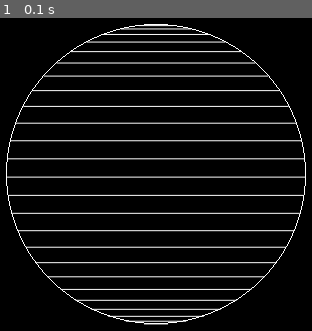
Above: before the commit, frame 1.
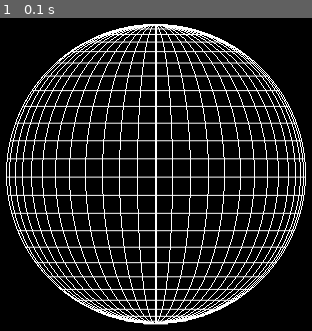
Above: after the commit, the same moment.

Repository: WIDZpy/2D_spher_on_pygame
Game: pygame game, started from src/main.py
Same seed, same stepped clock (60 frames per second), same inputs: the game is played once before the commit and once after it.
Inputs:
- Up to frame 1 (0.1 s): no input

The runs differ from the first frame. In frame 1, 8.1% of the frame differs, in the area x 2-98%, y 1-98%.

Commit message:
rajout de draw_meridian

Diff:
--- a/src/main.py
+++ b/src/main.py
@@ -23,9 +23,16 @@
 			ca = mt.cos(angle) * cb
 			b = (self.position[0] + ca-2, self.position[1] + ba)
 			bprime = (self.position[0] - ca+1, self.position[1] + ba)
-			print(cb, ba, ca, b, bprime)
+			# print(cb, ba, ca, b, bprime)
 			pg.draw.aaline(self.win, self.color2, b, bprime)
 
+	def draw_meridian(self, repetition=range(0, 90, 5)):
+		for angle in repetition:
+			angle = mt.radians(angle)
+			de = 2 * (mt.sin(angle) * self.sphere_shape/2)
+			pg.draw.ellipse(self.win, self.color2, (self.winsize[0]/2 - de/2, self.winsize[1]/2 - self.sphere_shape/2,
+													de, self.sphere_shape), self.width)
+			print(de, self.width, self.winsize)
 
 if __name__ == '__main__':
 	run = True
@@ -36,6 +43,7 @@
 	spher = Sphere(win, 100)
 
 	spher.draw_parallel(range(-90, 90, 7))
+	spher.draw_meridian(range(0, 90, 7))
 	while run:
 		# pg.time.delay(16)  # 33ms ~= 30fps | 16ms ~= 60fps | multi-threading and gpu accel to be made, might not be needed
 		if pg.event.get(pg.QUIT):
